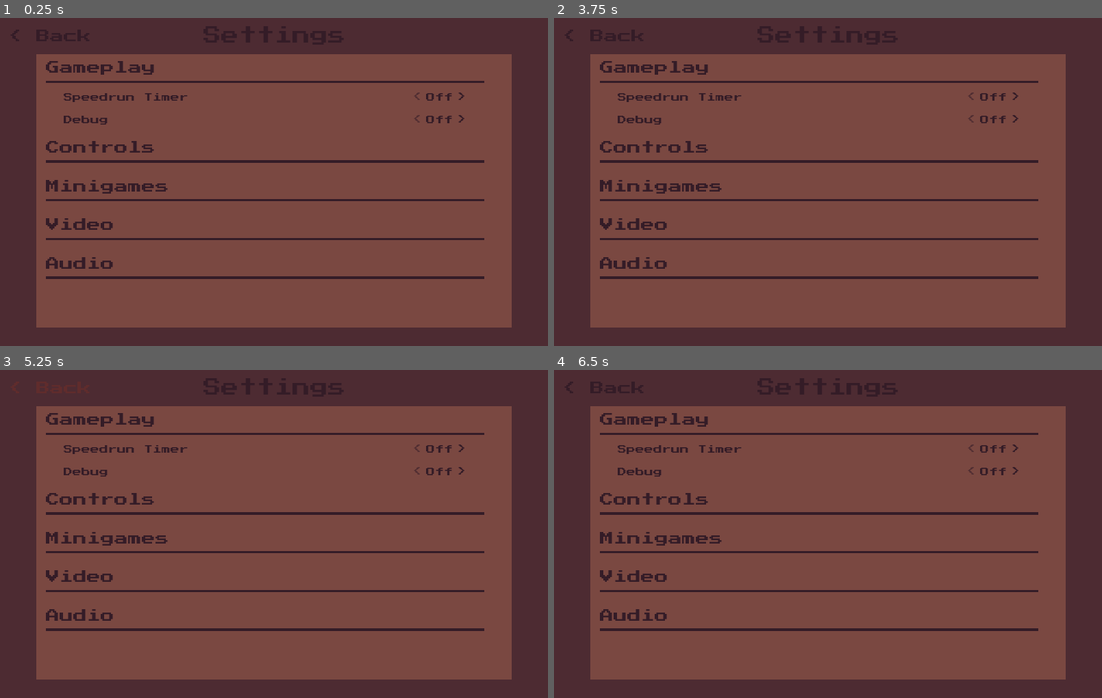
Above: before the commit, frames 1-4 (two rows, left to right).
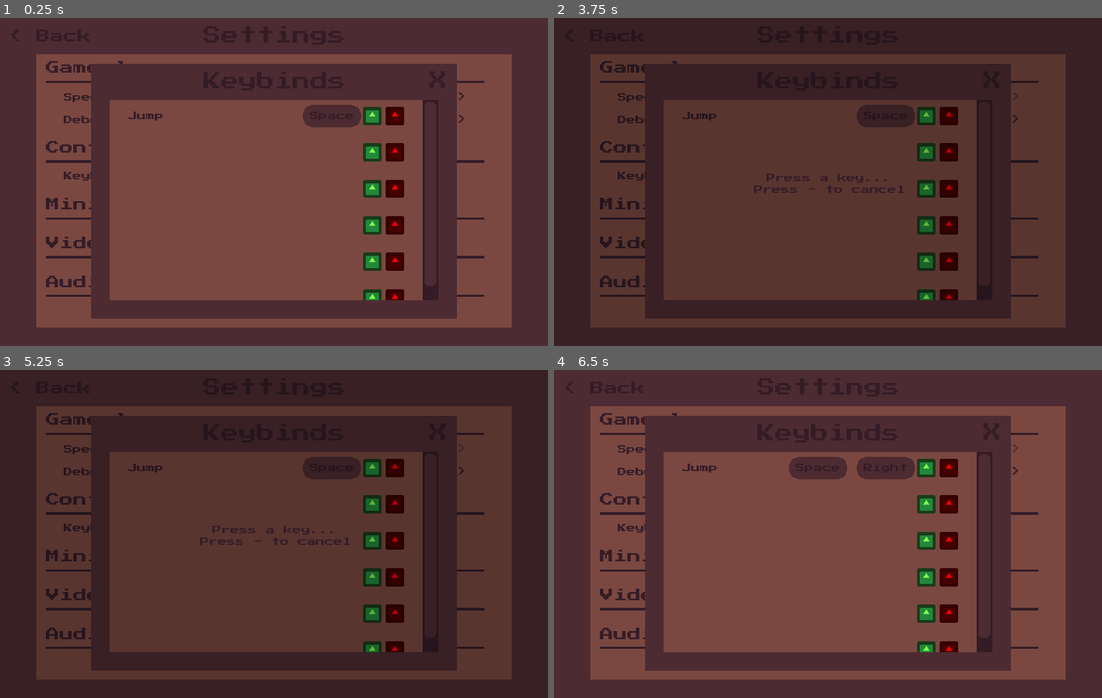
Above: after the commit, the same moments.

Repository: UHSGDC/Photographers-Hike
Game: Godot game, scene res://Menus/Settings/NewSettingsMenu.tscn
Same seed, same stepped clock (60 frames per second), same inputs: the game is played once before the commit and once after it. This scene is started directly instead of the project's main scene. The engine's default icon, where the game draws it, is replaced by a stand-in: a white triangle on a blue panel in a dark square.
Inputs (mouse positions are in pixels of both pictures, inside the frame that each line leads up to):
- Up to frame 1 (0.25 s): no input
- Up to frame 2 (3.75 s): click (817, 178) at 0.5 s, where only the run after the commit has a clickable "Keybinds"; click (992, 80) at 1.25 s, where only the run after the commit has a clickable "X"; click ">" at 2 s; click "<" at 2.75 s; click (926, 116) at 3.52 s
- Up to frame 3 (5.25 s): click (394, 468) at 4.27 s; click "< Back" at 5 s
- Up to frame 4 (6.5 s): move the mouse to (948, 517) at 5.77 s; hold Right (menu_right) from 5.78 s (still down); hold Ctrl (interact) from 5.78 s (still down); click (948, 517) at 5.92 s; tap Up (menu_up) at 6.02 s

The runs differ from the first frame. In frame 1, 23% of the frame differs, in the area x 8-89%, y 13-92%; in frame 2, 70%; in frame 3, 70%, in the area x 1-94%, y 3-95%; in frame 4, 24%.

Commit message:
Started adding keybind button and popup

Diff:
--- a/PhotographersHike/Menus/Settings/NewSettingsMenu.tscn
+++ b/PhotographersHike/Menus/Settings/NewSettingsMenu.tscn
@@ -1,10 +1,14 @@
-[gd_scene load_steps=6 format=2]
+[gd_scene load_steps=10 format=2]
 
 [ext_resource path="res://Assets/Theme/UITheme.tres" type="Theme" id=1]
 [ext_resource path="res://Assets/Theme/DefaultFont16.tres" type="DynamicFont" id=2]
 [ext_resource path="res://Assets/Theme/UITextButton.tres" type="Theme" id=3]
 [ext_resource path="res://Menus/Settings/Category.tscn" type="PackedScene" id=4]
 [ext_resource path="res://Menus/Settings/SimpleSetting.tscn" type="PackedScene" id=5]
+[ext_resource path="res://Menus/Settings/ButtonSetting.tscn" type="PackedScene" id=6]
+[ext_resource path="res://Menus/Settings/InputSetting.tscn" type="PackedScene" id=7]
+[ext_resource path="res://Misc/Warning.tscn" type="PackedScene" id=8]
+[ext_resource path="res://Menus/Settings/PressKeyPopup.tscn" type="PackedScene" id=9]
 
 [node name="SettingsMenu" type="Panel"]
 anchor_right = 1.0
@@ -86,31 +90,177 @@
 
 [node name="ControlsCategory" parent="SettingsWindow/ScrollContainer/CategoryContainer" instance=ExtResource( 4 )]
 margin_top = 70.0
-margin_bottom = 100.0
+margin_bottom = 116.0
 
 [node name="CategoryTitle" parent="SettingsWindow/ScrollContainer/CategoryContainer/ControlsCategory" index="0"]
 text = "Controls"
 
+[node name="MarginSettingsContainer" parent="SettingsWindow/ScrollContainer/CategoryContainer/ControlsCategory" index="1"]
+margin_bottom = 46.0
+
+[node name="SettingsContainer" parent="SettingsWindow/ScrollContainer/CategoryContainer/ControlsCategory/MarginSettingsContainer" index="0"]
+margin_bottom = 22.0
+
+[node name="KeybindSetting" parent="SettingsWindow/ScrollContainer/CategoryContainer/ControlsCategory/MarginSettingsContainer/SettingsContainer" index="0" instance=ExtResource( 6 )]
+anchor_top = 0.0
+anchor_bottom = 0.0
+margin_top = 0.0
+margin_right = 352.0
+margin_bottom = 16.0
+
 [node name="MinigamesCategory" parent="SettingsWindow/ScrollContainer/CategoryContainer" instance=ExtResource( 4 )]
-margin_top = 104.0
-margin_bottom = 134.0
+margin_top = 120.0
+margin_bottom = 150.0
 
 [node name="CategoryTitle" parent="SettingsWindow/ScrollContainer/CategoryContainer/MinigamesCategory" index="0"]
 text = "Minigames"
 
 [node name="VideoCategory" parent="SettingsWindow/ScrollContainer/CategoryContainer" instance=ExtResource( 4 )]
-margin_top = 138.0
-margin_bottom = 168.0
+margin_top = 154.0
+margin_bottom = 184.0
 
 [node name="CategoryTitle" parent="SettingsWindow/ScrollContainer/CategoryContainer/VideoCategory" index="0"]
 text = "Video"
 
 [node name="AudioCategory" parent="SettingsWindow/ScrollContainer/CategoryContainer" instance=ExtResource( 4 )]
-margin_top = 172.0
-margin_bottom = 202.0
+margin_top = 188.0
+margin_bottom = 218.0
 
 [node name="CategoryTitle" parent="SettingsWindow/ScrollContainer/CategoryContainer/AudioCategory" index="0"]
 text = "Audio"
+
+[node name="KeybindsPopup" type="Panel" parent="."]
+anchor_left = 0.5
+anchor_right = 0.5
+anchor_bottom = 1.0
+margin_left = -160.0
+margin_top = 40.0
+margin_right = 160.0
+margin_bottom = -24.0
+
+[node name="Title" type="Label" parent="KeybindsPopup"]
+anchor_left = 0.5
+anchor_right = 0.5
+margin_left = -64.0
+margin_right = 64.0
+margin_bottom = 32.0
+grow_horizontal = 2
+custom_fonts/font = ExtResource( 2 )
+text = "Keybinds"
+align = 1
+valign = 1
+
+[node name="SettingsWindow" type="ColorRect" parent="KeybindsPopup"]
+anchor_left = 0.5
+anchor_top = 0.5
+anchor_right = 0.5
+anchor_bottom = 0.5
+margin_left = -144.0
+margin_top = -80.0
+margin_right = 144.0
+margin_bottom = 96.0
+color = Color( 0.478431, 0.282353, 0.254902, 1 )
+
+[node name="ScrollContainer" type="ScrollContainer" parent="KeybindsPopup/SettingsWindow"]
+anchor_right = 1.0
+anchor_bottom = 1.0
+
+[node name="MarginContainer" type="MarginContainer" parent="KeybindsPopup/SettingsWindow/ScrollContainer"]
+margin_right = 274.0
+margin_bottom = 188.0
+size_flags_horizontal = 3
+size_flags_vertical = 3
+custom_constants/margin_right = 16
+custom_constants/margin_left = 16
+
+[node name="VBoxContainer" type="VBoxContainer" parent="KeybindsPopup/SettingsWindow/ScrollContainer/MarginContainer"]
+margin_left = 16.0
+margin_right = 258.0
+margin_bottom = 188.0
+size_flags_horizontal = 3
+size_flags_vertical = 3
+
+[node name="InputSetting" parent="KeybindsPopup/SettingsWindow/ScrollContainer/MarginContainer/VBoxContainer" instance=ExtResource( 7 )]
+anchor_left = 0.0
+anchor_right = 0.0
+anchor_bottom = 0.0
+margin_left = 0.0
+margin_right = 242.0
+margin_bottom = 28.0
+input_name = "Jump"
+input_action_name = "jump"
+press_key_popup_node_path = NodePath("../../../../../../PressKeyPopup")
+WARNING_CONTAINER_PATH = NodePath("../../../../../../BindWarning")
+
+[node name="InputSetting2" parent="KeybindsPopup/SettingsWindow/ScrollContainer/MarginContainer/VBoxContainer" instance=ExtResource( 7 )]
+anchor_left = 0.0
+anchor_right = 0.0
+anchor_bottom = 0.0
+margin_left = 0.0
+margin_top = 32.0
+margin_right = 242.0
+margin_bottom = 60.0
+press_key_popup_node_path = NodePath("../../../../../../PressKeyPopup")
+WARNING_CONTAINER_PATH = NodePath("../../../../../../BindWarning")
+
+[node name="InputSetting3" parent="KeybindsPopup/SettingsWindow/ScrollContainer/MarginContainer/VBoxContainer" instance=ExtResource( 7 )]
+anchor_left = 0.0
+anchor_right = 0.0
+anchor_bottom = 0.0
+margin_left = 0.0
+margin_top = 64.0
+margin_right = 242.0
+margin_bottom = 92.0
+press_key_popup_node_path = NodePath("../../../../../../PressKeyPopup")
+WARNING_CONTAINER_PATH = NodePath("../../../../../../BindWarning")
+
+[node name="InputSetting4" parent="KeybindsPopup/SettingsWindow/ScrollContainer/MarginContainer/VBoxContainer" instance=ExtResource( 7 )]
+anchor_left = 0.0
+anchor_right = 0.0
+anchor_bottom = 0.0
+margin_left = 0.0
+margin_top = 96.0
+margin_right = 242.0
+margin_bottom = 124.0
+press_key_popup_node_path = NodePath("../../../../../../PressKeyPopup")
+WARNING_CONTAINER_PATH = NodePath("../../../../../../BindWarning")
+
+[node name="InputSetting5" parent="KeybindsPopup/SettingsWindow/ScrollContainer/MarginContainer/VBoxContainer" instance=ExtResource( 7 )]
+anchor_left = 0.0
+anchor_right = 0.0
+anchor_bottom = 0.0
+margin_left = 0.0
+margin_top = 128.0
+margin_right = 242.0
+margin_bottom = 156.0
+press_key_popup_node_path = NodePath("../../../../../../PressKeyPopup")
+WARNING_CONTAINER_PATH = NodePath("../../../../../../BindWarning")
+
+[node name="InputSetting6" parent="KeybindsPopup/SettingsWindow/ScrollContainer/MarginContainer/VBoxContainer" instance=ExtResource( 7 )]
+anchor_left = 0.0
+anchor_right = 0.0
+anchor_bottom = 0.0
+margin_left = 0.0
+margin_top = 160.0
+margin_right = 242.0
+margin_bottom = 188.0
+press_key_popup_node_path = NodePath("../../../../../../PressKeyPopup")
+WARNING_CONTAINER_PATH = NodePath("../../../../../../BindWarning")
+
+[node name="Close" type="Button" parent="KeybindsPopup"]
+anchor_left = 1.0
+anchor_right = 1.0
+margin_left = -32.0
+margin_bottom = 32.0
+theme = ExtResource( 3 )
+custom_fonts/font = ExtResource( 2 )
+text = "X"
+
+[node name="PressKeyPopup" parent="." instance=ExtResource( 9 )]
+visible = false
+self_modulate = Color( 1, 1, 1, 0.266667 )
+
+[node name="BindWarning" parent="." instance=ExtResource( 8 )]
 
 [editable path="SettingsWindow/ScrollContainer/CategoryContainer/GameplayCategory"]
 [editable path="SettingsWindow/ScrollContainer/CategoryContainer/ControlsCategory"]
